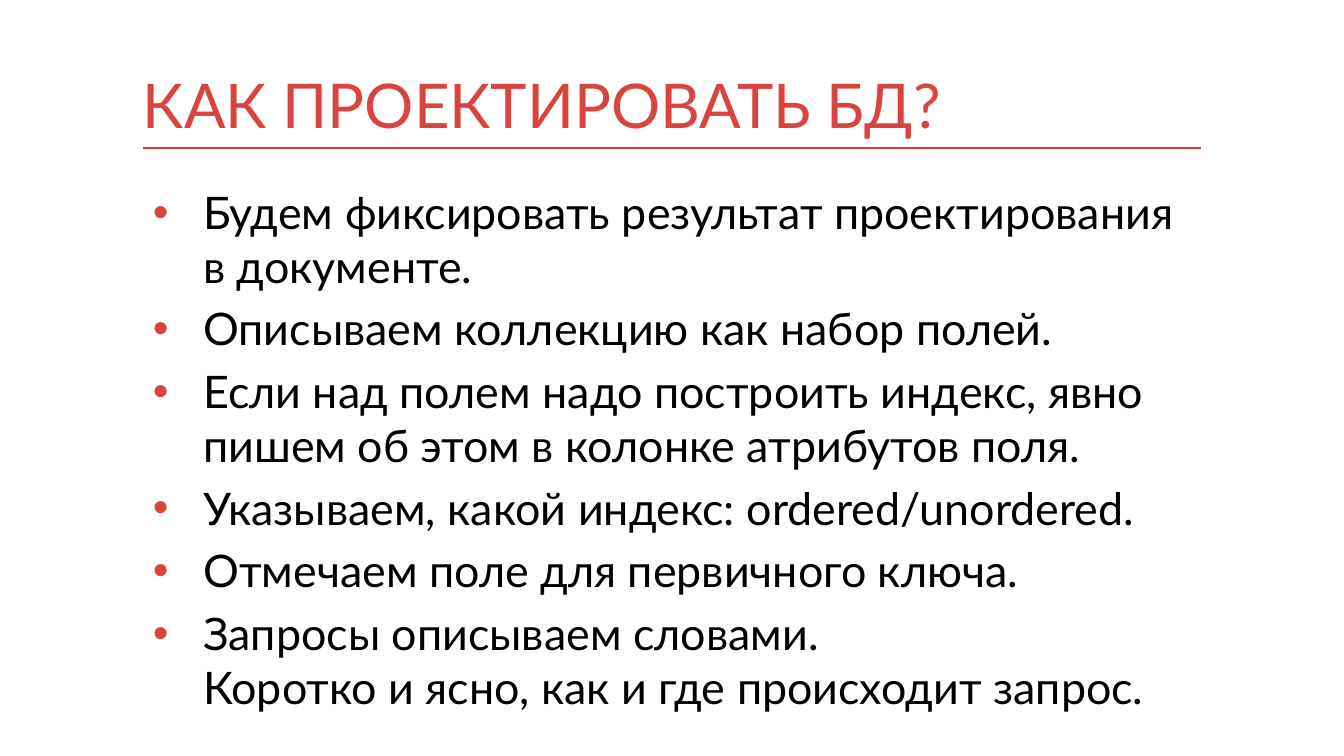
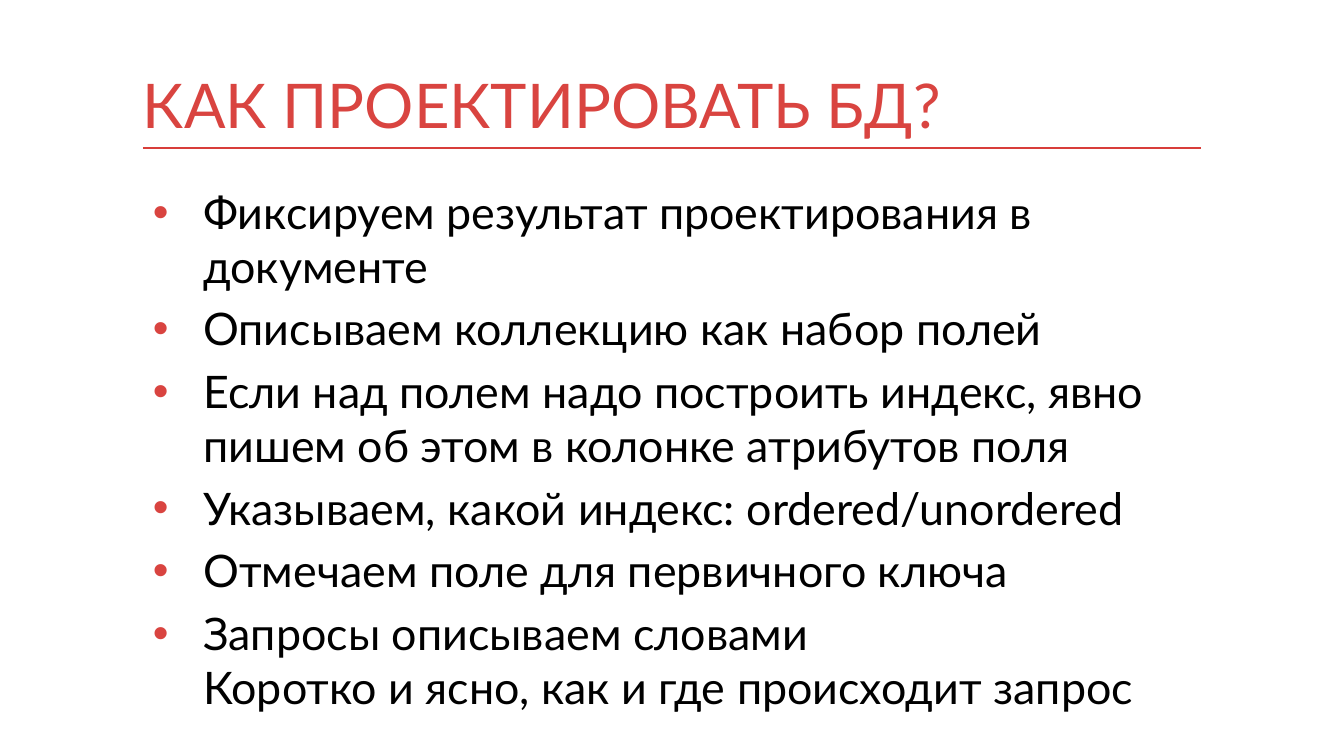
Before and after one commit to mnenorm74/web-game, a slide deck: slide 56 of db.pptx (slide 38 before the commit). Drawn at 1344x756 pixels with LibreOffice and Linux fonts; fonts in the diff are those of the drawing. Boxes give left, top, right and bottom in pixels: in the first picture for what was removed or moved away, otherwise in the second. Text is boxed around its words. In the diff, an @@ line names an element or a change of style, - is before the commit and + after.

```diff
--- a/db.pptx
+++ b/db.pptx
@@ text at [203,195,1143,712]: text changed @@
-• Будем фиксировать результат проектирования в документе.
-• Описываем коллекцию как набор полей.
-• Если над полем надо построить индекс, явно пишем об этом в колонке атрибутов поля.
-• Указываем, какой индекс: ordered/unordered.
-• Отмечаем поле для первичного ключа.
-• Запросы описываем словами.
-  Коротко и ясно, как и где происходит запрос.
+• Фиксируем результат проектирования в документе
+• Описываем коллекцию как набор полей
+• Если над полем надо построить индекс, явно пишем об этом в колонке атрибутов поля
+• Указываем, какой индекс: ordered/unordered
+• Отмечаем поле для первичного ключа
+• Запросы описываем словами
+  Коротко и ясно, как и где происходит запрос
```
Also in this commit, not shown: 39 other slides changed, 28 slides added, 3 slides removed, 2 other files.
